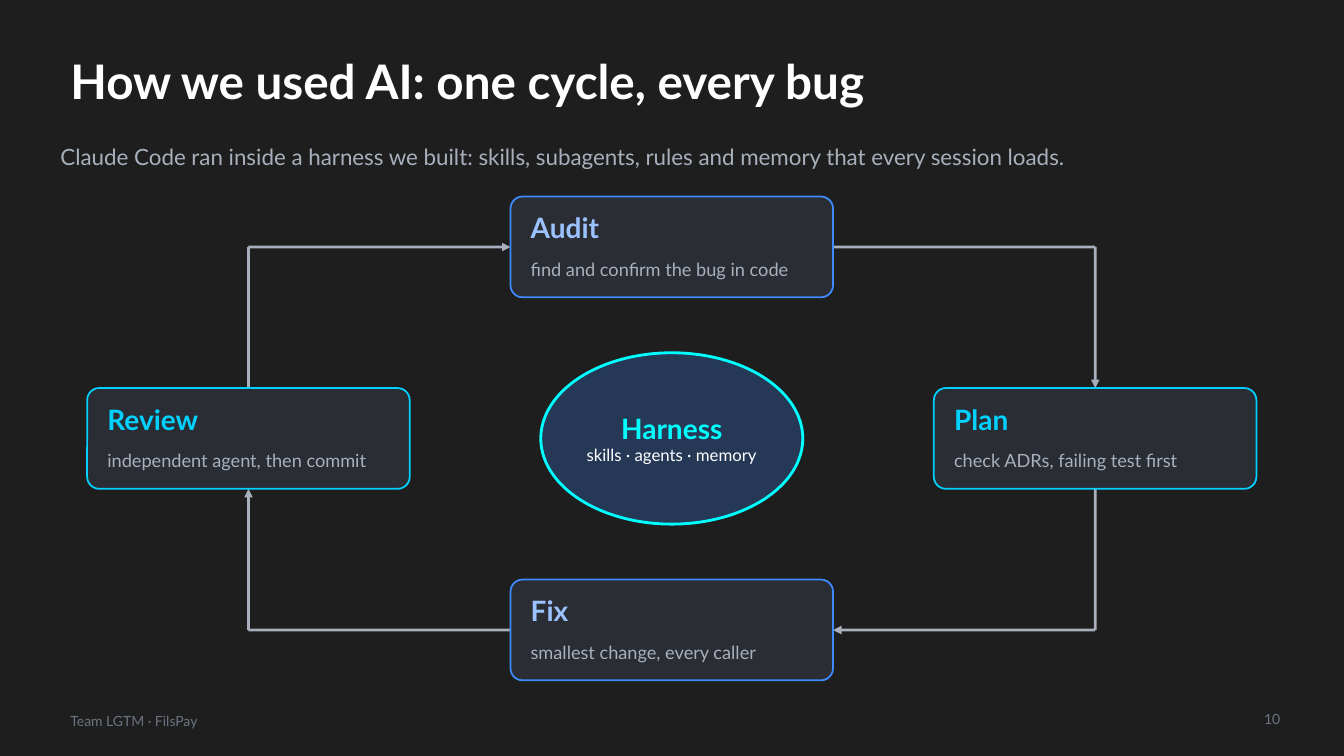
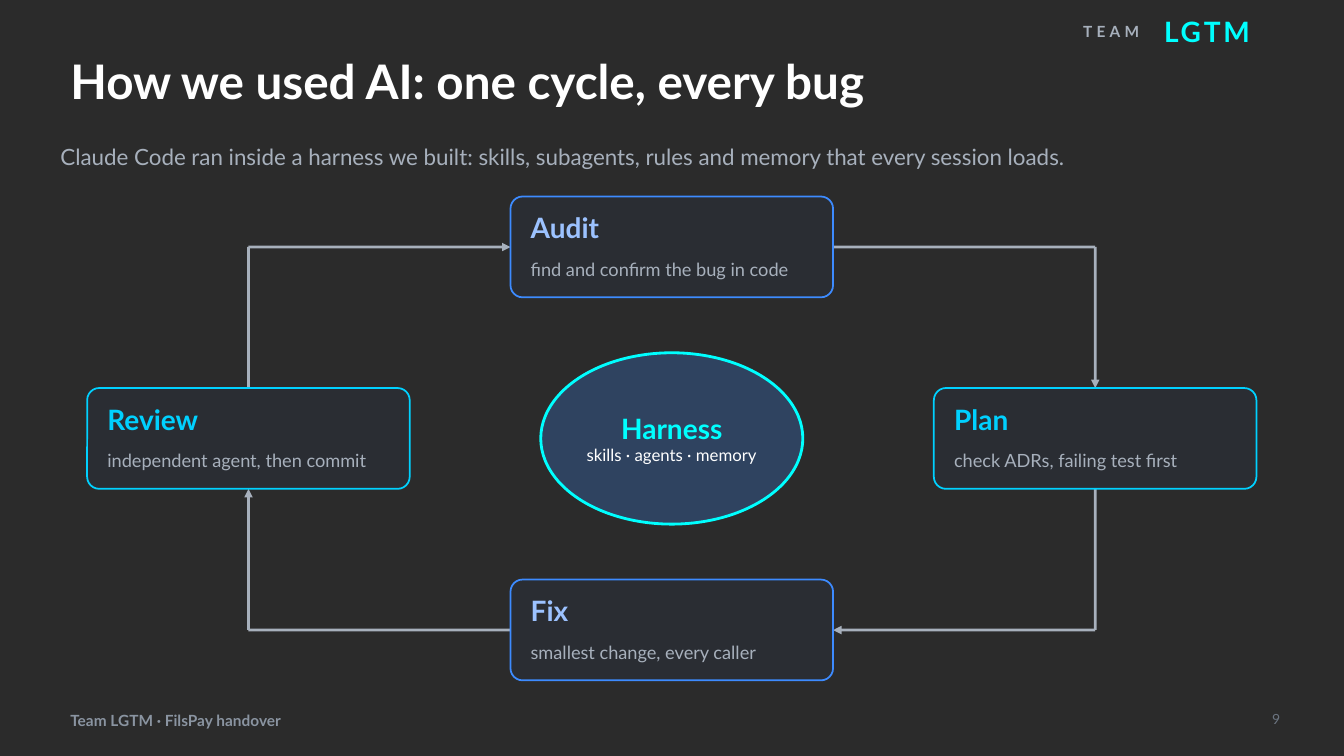
Before and after one commit to akheelnazim/fils-pay, a slide deck: slide 9 of submission/LGTM_FilsPay_Slides.pptx (slide 10 before the commit). Drawn at 1344x756 pixels with LibreOffice and Linux fonts; fonts in the diff are those of the drawing; background and template pictures are left out; a plain dark background stands for a picture behind light text. Boxes give left, top, right and bottom in pixels: in the first picture for what was removed or moved away, otherwise in the second. Text is boxed around its words. In the diff, an @@ line names an element or a change of style, - is before the commit and + after.

```diff
--- a/submission/LGTM_FilsPay_Slides.pptx
+++ b/submission/LGTM_FilsPay_Slides.pptx
@@ background #1E1E1E to picture (left out) @@
@@ text added at (1083, 26, 1139, 37), 11 pt, text #A7B0BC, bold @@
+TEAM
@@ text added at (1154, 10, 1296, 52), 20 pt, text #00FFFF, bold @@
+LGTM
@@ text at (70, 714, 281, 729): text changed; size 10 to 11 pt; text colour #6B7480 to #8A94A1; bold on @@
-Team LGTM · FilsPay
+Team LGTM · FilsPay handover
@@ page number at (1272, 714, 1280, 724): text changed @@
-10
+9
```
Also in this commit, not shown: 12 other slides changed, 3 slides added, 2 slides removed, 21 other files.
